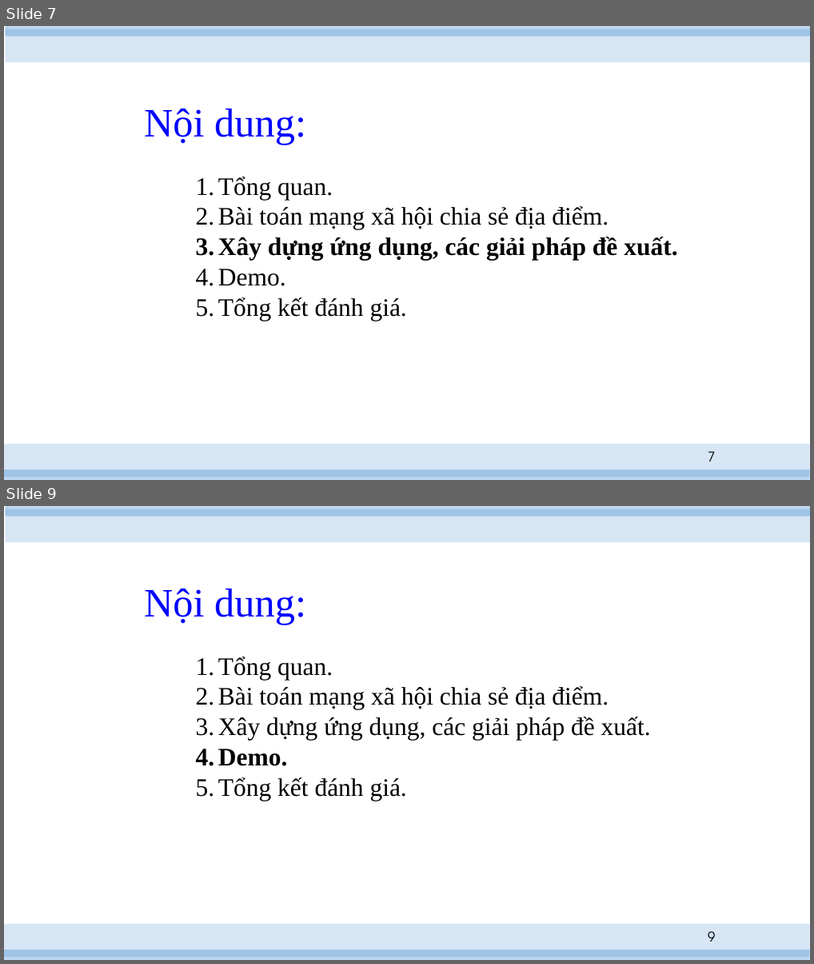
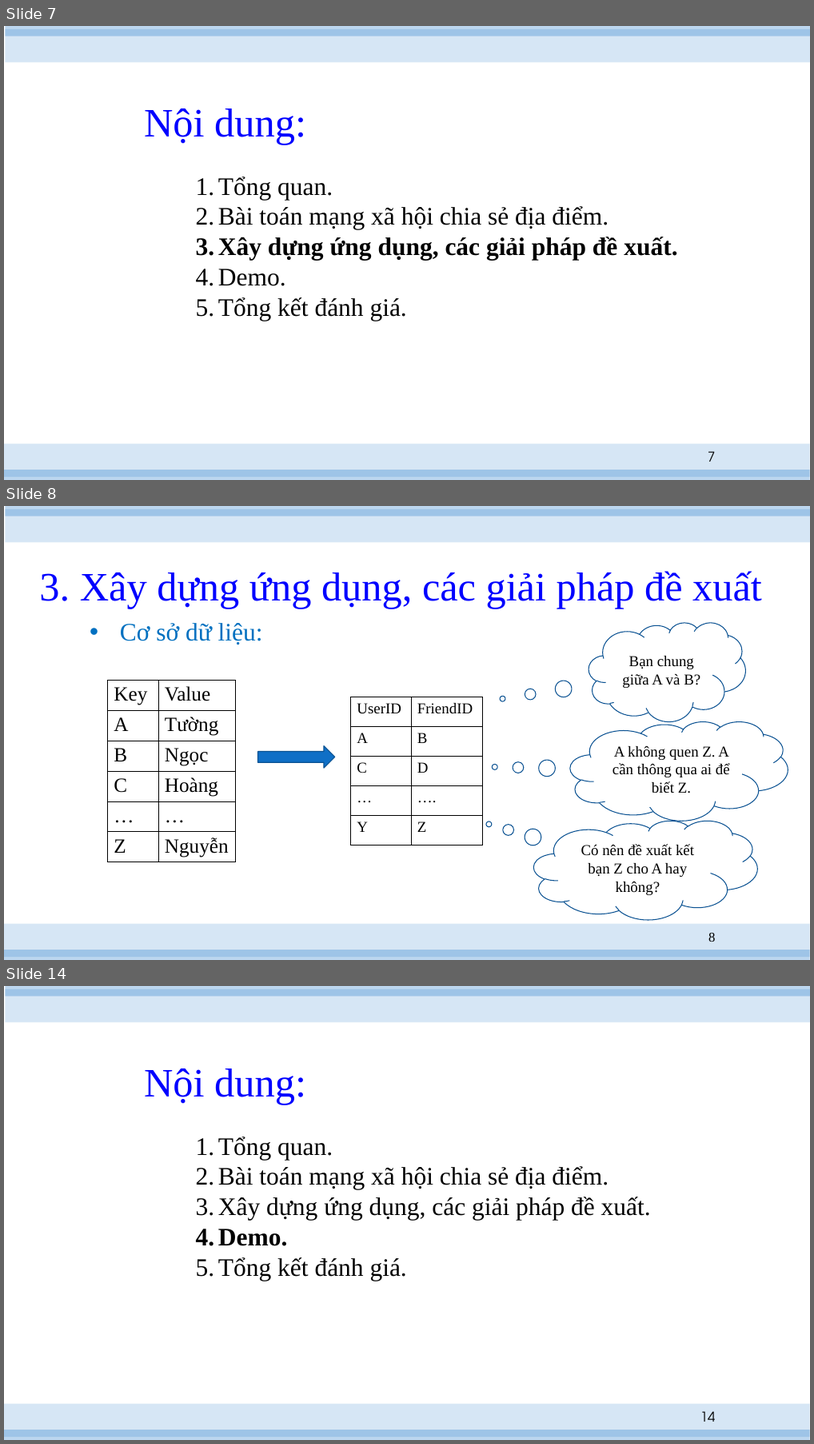
Before and after one commit to hvngoc/Presentation, a slide deck: slide.pptx. Shown one above the other, each under a label of ours: slides 7 and 9 before the commit, slides 7, 8 and 14 after it; the slides between them are not shown. The pictures are 814x964 and 814x1444 pixels, drawn with LibreOffice and Linux fonts; fonts in the diff are those of the drawing. Boxes give left, top, right and bottom in pixels: in the first picture for what was removed or moved away, otherwise in the second. Text is boxed around its words. In the diff, an @@ line names an element or a change of style, - is before the commit and + after.

```diff
--- a/slide.pptx
+++ b/slide.pptx
@@ slide 8 added at (4,506,810,960), background #FFFFFF; not listed: 4 template elements that a slide beside it also shows @@
@@ title added at (39,571,762,609), 48 pt, text #0000FF @@
+3. Xây dựng ứng dụng, các giải pháp đề xuất
@@ text added at (120,623,263,644), 30 pt, text #0070C0 @@
+• Cơ sở dữ liệu:
@@ thought cloud added at (589,622,746,721), fill #FFFFFF, outline #0B5292 1 pt, 18 pt, text #000000 @@
+Bạn chung giữa A và B?
@@ table added at (108,680,236,862), 6 rows, 2 columns @@
+Key | Value
+A | Tường
+B | Ngọc
+C | Hoàng
+… | …
+Z | Nguyễn
@@ table added at (351,696,483,844), 5 rows, 2 columns @@
+UserID | FriendID
+A | B
+C | D
+… | ….
+Y | Z
@@ thought cloud added at (571,721,789,820), fill #FFFFFF, outline #0B5292 1 pt, 18 pt, text #000000 @@
+A không quen Z. A cần thông qua ai để biết Z.
@@ right arrow added at (258,745,335,768), fill #0F6FC6, outline #0B5292 1 pt @@
@@ thought cloud added at (534,820,758,920), fill #FFFFFF, outline #0B5292 1 pt, 18 pt, text #000000 @@
+Có nên đề xuất kết bạn Z cho A hay không?
@@ page number added at (709,932,715,941), 16 pt, text #000000 @@
+8
@@ what was slide 9 is now slide 14 @@
@@ page number at (701,1411,716,1421): text changed @@
-9
+14
```
Also in this commit, not shown: 1 slide changed, 4 other slides added.
